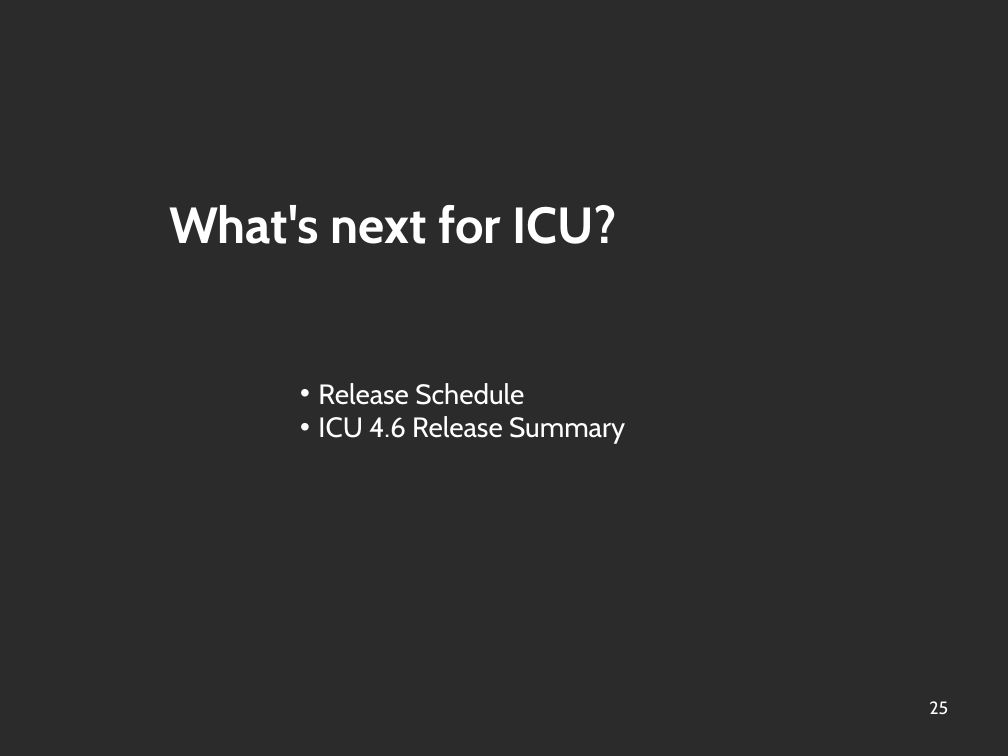
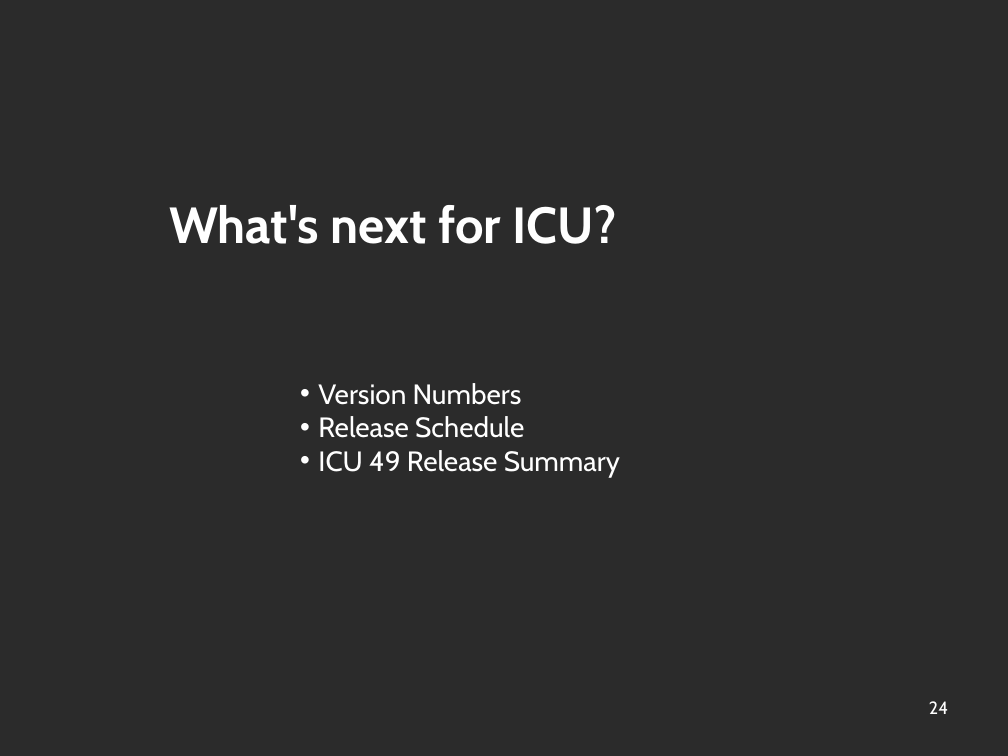
Before and after one commit to unicode-org/icu-docs, a slide deck: slide 24 of docs/pres/icu_overview.odp (slide 25 before the commit). Drawn at 1008x756 pixels with LibreOffice and Linux fonts; fonts in the diff are those of the drawing; background and template pictures are left out; a plain dark background stands for a picture behind light text. Boxes give left, top, right and bottom in pixels: in the first picture for what was removed or moved away, otherwise in the second. Text is boxed around its words. In the diff, an @@ line names an element or a change of style, - is before the commit and + after.

```diff
--- a/docs/pres/icu_overview.odp
+++ b/docs/pres/icu_overview.odp
@@ text at (x1=318, y1=383, x2=522, y2=405): paragraph added @@
+• Version Numbers
@@ text at (x1=318, y1=450, x2=620, y2=477): text changed @@
-• ICU 4.6 Release Summary
+• ICU 49 Release Summary
@@ page number at (x1=929, y1=701, x2=948, y2=714): text changed @@
-25
+24
```
Also in this commit, not shown: 6 other slides changed, 12 slides added, 13 slides removed.
